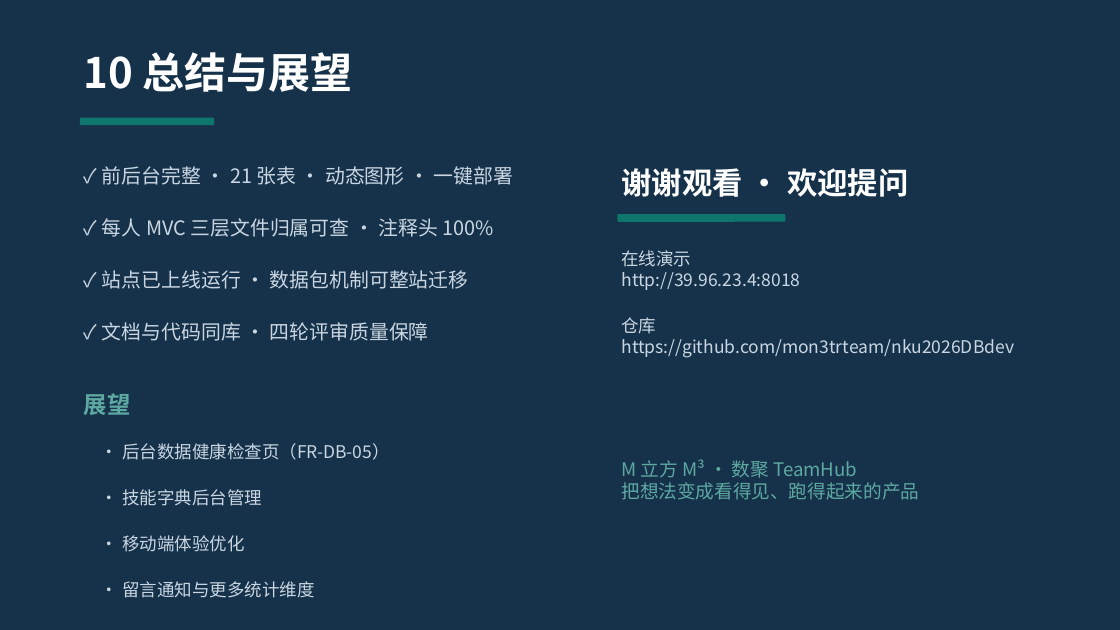
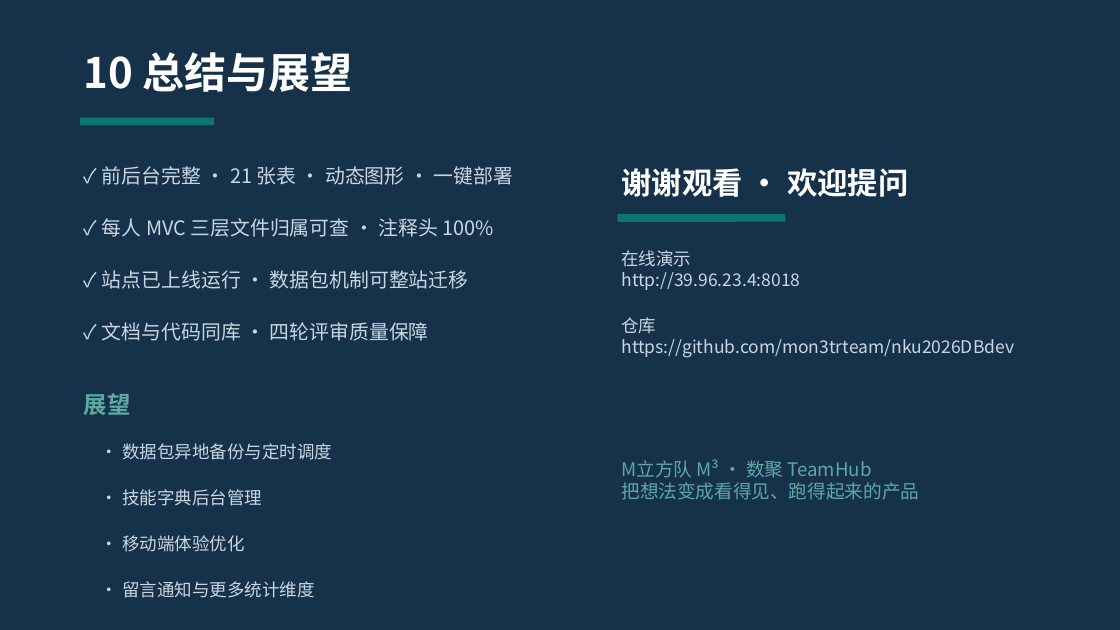
Before and after one commit to mon3trteam/nku2026DBdev, a slide deck: slide 13 of code/data/team/06-项目展示PPT/M立方队_项目展示PPT(2413421_2411672_2412796_2411282).pptx. Drawn at 1120x630 pixels with LibreOffice and Linux fonts; fonts in the diff are those of the drawing. Boxes give left, top, right and bottom in pixels: in the first picture for what was removed or moved away, otherwise in the second. Text is boxed around its words. In the diff, an @@ line names an element or a change of style, - is before the commit and + after.

```diff
--- a/code/data/team/06-项目展示PPT/M立方队_项目展示PPT(2413421_2411672_2412796_2411282).pptx
+++ b/code/data/team/06-项目展示PPT/M立方队_项目展示PPT(2413421_2411672_2412796_2411282).pptx
@@ text at (122, 443, 332, 460): text changed @@
-• 后台数据健康检查页（FR-DB-05）
+• 数据包异地备份与定时调度
@@ text at (621, 459, 872, 478): text changed @@
-M 立方 M³ · 数聚 TeamHub
+M立方队 M³ · 数聚 TeamHub
```
Also in this commit, not shown: 6 other slides changed, 4 other files.
